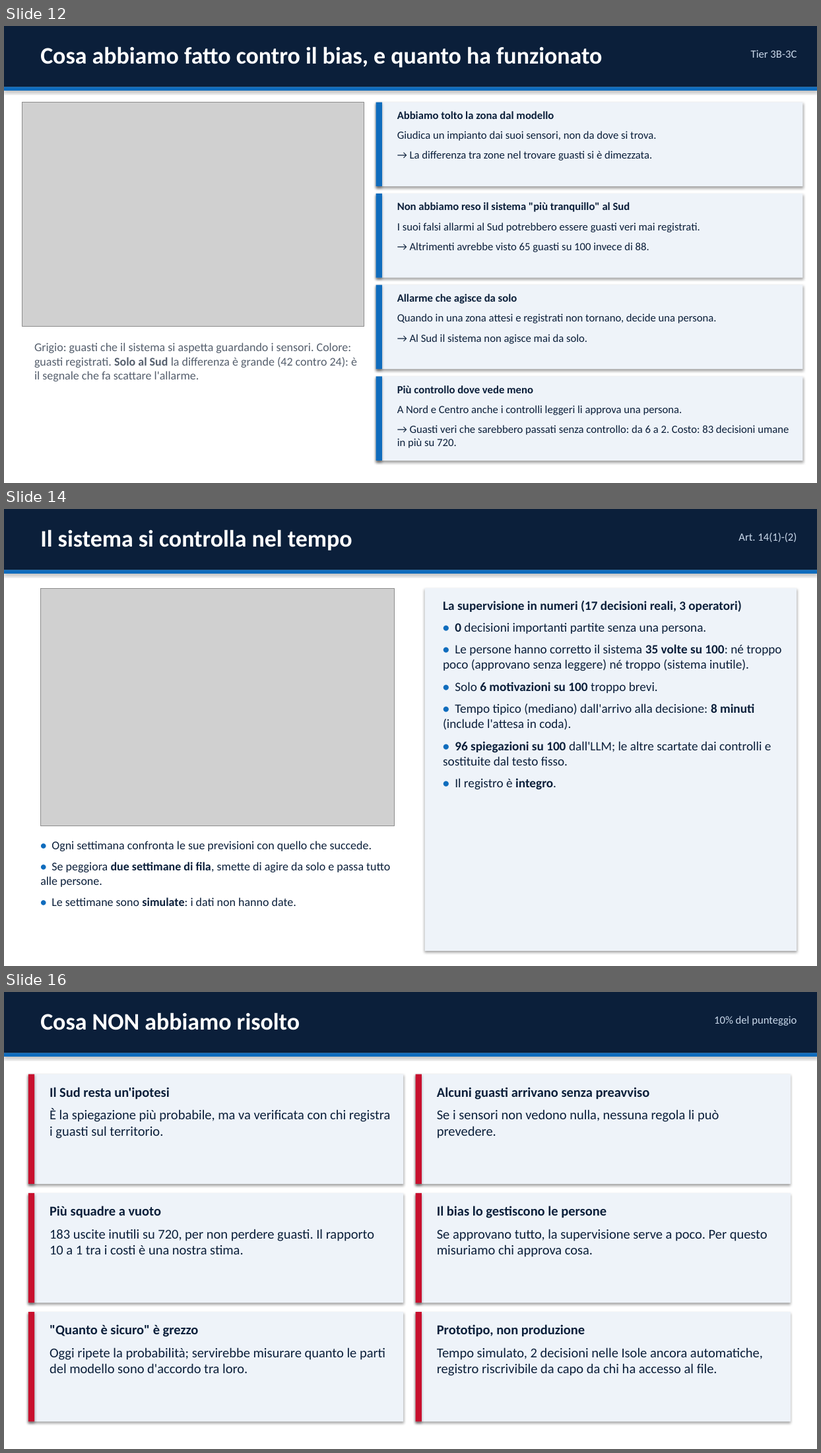
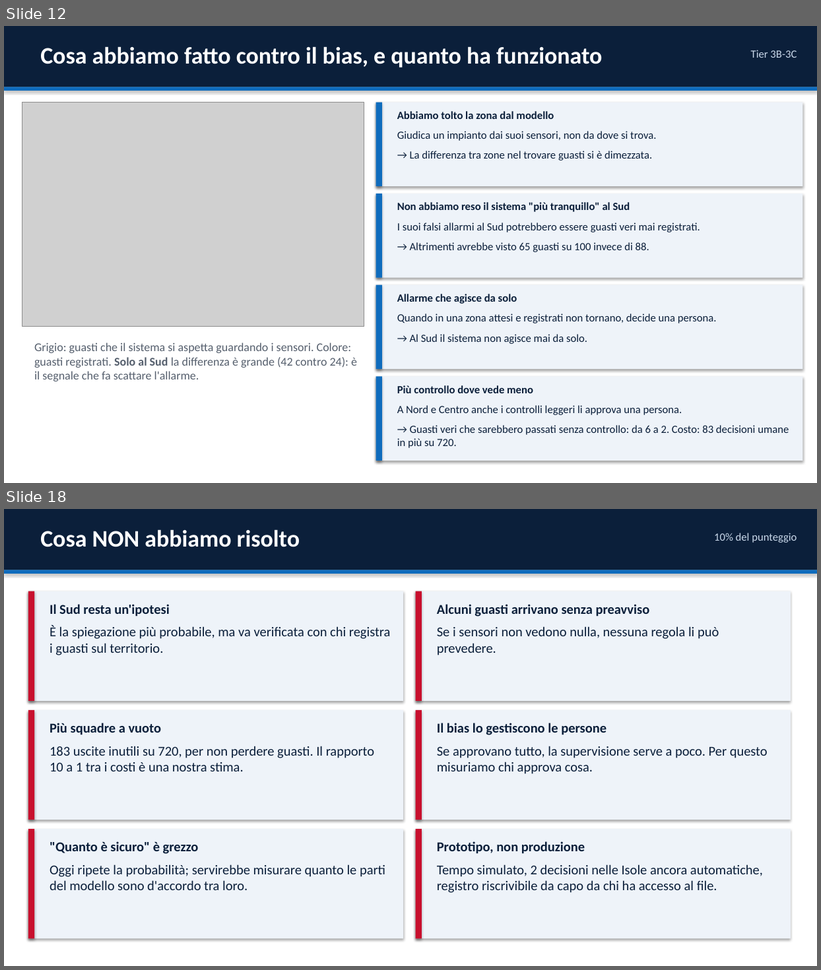
Before and after one commit to GuidoMerliniEnel/ai-act-hackaton, a slide deck: consegna/EnerGuard_Presentazione.pptx. Shown one above the other, each under a label of ours: slides 12, 14 and 16 before the commit, slides 12 and 18 after it; the slides between them are not shown. The pictures are 821x1453 and 821x970 pixels, drawn with LibreOffice and Linux fonts; fonts in the diff are those of the drawing; grey boxes stand for pictures. Boxes give left, top, right and bottom in pixels: in the first picture for what was removed or moved away, otherwise in the second. Text is boxed around its words. In the diff, an @@ line names an element or a change of style, - is before the commit and + after.

Commit message:
docs(consegna): explain simulated operators and outcomes in slides

```diff
--- a/consegna/EnerGuard_Presentazione.pptx
+++ b/consegna/EnerGuard_Presentazione.pptx
@@ slide 14 removed at (x1=4, y1=509, x2=817, y2=966), background #FFFFFF @@
@@ rectangle removed at (x1=4, y1=509, x2=817, y2=570) @@
@@ text removed at (x1=40, y1=529, x2=352, y2=551) @@
-Il sistema si controlla nel tempo
@@ text removed at (x1=739, y1=533, x2=797, y2=542) @@
-Art. 14(1)-(2)
@@ rectangle removed at (x1=4, y1=570, x2=817, y2=574) @@
@@ picture removed at (x1=40, y1=588, x2=395, y2=826) @@
@@ rectangle removed at (x1=425, y1=588, x2=797, y2=951) @@
@@ text removed at (x1=443, y1=601, x2=781, y2=790) @@
-La supervisione in numeri (17 decisioni reali, 3 operatori)
-• 0 decisioni importanti partite senza una persona.
-• Le persone hanno corretto il sistema 35 volte su 100: né troppo poco (approvano senza leggere) né troppo (sistema inutile).
-• Solo 6 motivazioni su 100 troppo brevi.
-• Tempo tipico (mediano) dall'arrivo alla decisione: 8 minuti (include l'attesa in coda).
-• 96 spiegazioni su 100 dall'LLM; le altre scartate dai controlli e sostituite dal testo fisso.
-• Il registro è integro.
@@ text removed at (x1=40, y1=841, x2=390, y2=906) @@
-• Ogni settimana confronta le sue previsioni con quello che succede.
-• Se peggiora due settimane di fila, smette di agire da solo e passa tutto alle persone.
-• Le settimane sono simulate: i dati non hanno date.
@@ what was slide 16 is now slide 18 @@
```
Also in this commit, not shown: 3 slides changed, 3 slides added, 1 other file.
